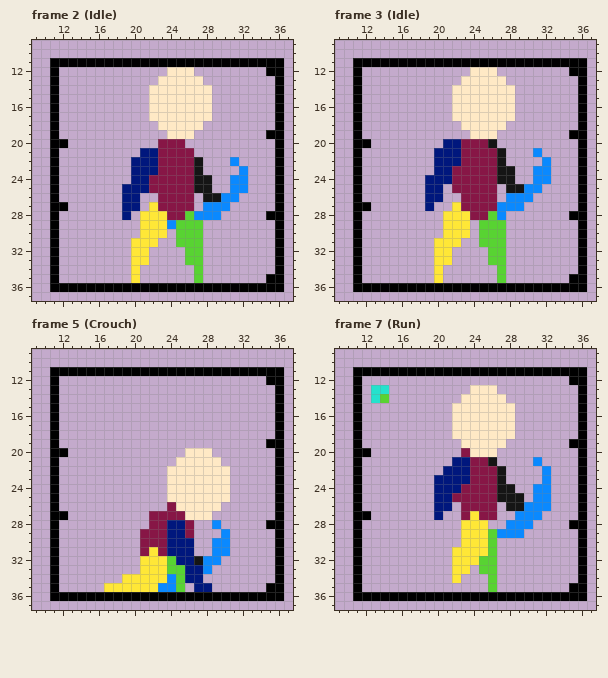
Pixel-art file -- Assets/Home_bred/Archer/NewArcher.aseprite. The first picture shows the starting point.
48x48 pixels, 49 frames. Shown: frame 2 (Idle): x 9..37, y 9..37; frame 3 (Idle): x 9..37, y 9..37; frame 5 (Crouch): x 9..37, y 9..37; frame 7 (Run): x 9..37, y 9..37. The commit also changed other frames, which this record leaves out.
After:
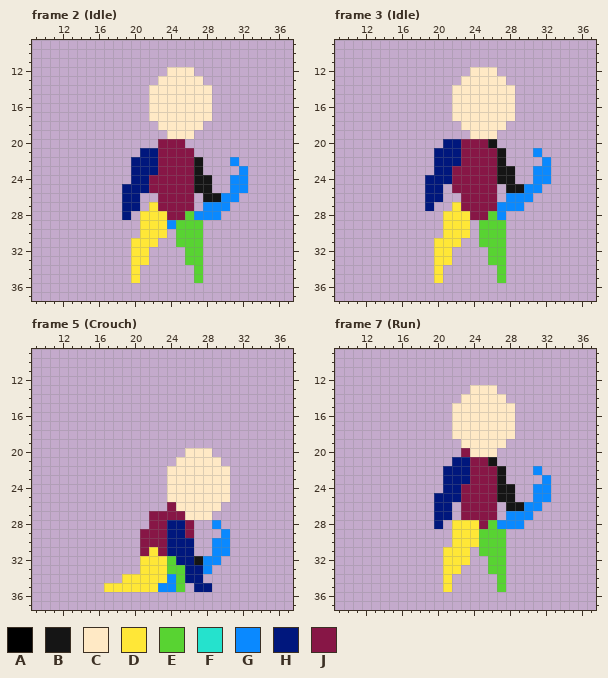
Palette (. is transparent): A #000000  B #151515  C #ffe9c5  D #ffe737  E #58d332  F #25e2cd  G #0a89ff  H #00177d  J #871646
Difference:
layer "Background" now hidden
Changed rows in their new state; - is an unchanged pixel.
Frame 2 (Idle):
first column x 11:
11 ..........................
12 .-----------------------..
13 .------------------------.
14 .------------------------.
15 .------------------------.
16 .------------------------.
17 .------------------------.
18 .------------------------.
19 .-----------------------..
20 ..-----------------------.
21 .------------------------.
22 .------------------------.
23 .------------------------.
24 .------------------------.
25 .------------------------.
26 .------------------------.
27 ..-----------------------.
28 .-----------------------..
29 .------------------------.
30 .------------------------.
31 .------------------------.
32 .------------------------.
33 .------------------------.
34 .------------------------.
35 .-----------------------..
36 ..........................
Frame 3 (Idle): the same change as frame 2 (Idle)
Frame 5 (Crouch): the same change as frame 2 (Idle)
Frame 7 (Run):
first column x 11:
11 ..........................
12 .-----------------------..
13 .-..---------------------.
14 .-..---------------------.
15 .------------------------.
16 .------------------------.
17 .------------------------.
18 .------------------------.
19 .-----------------------..
20 ..-----------------------.
21 .-------------------.----.
22 .-------------------G.---.
23 .--------.---------------.
24 .--------.---------------.
25 .----------H------.------.
26 .--------------------.---.
27 ..--------H--J---G--.----.
28 .--------H-D--JEG--.----..
29 .----------D--E-E..------.
30 .----------D--E-E--------.
31 .---------D--.E-E--------.
32 .---------D--..-E--------.
33 .---------D-.-.-E--------.
34 .---------D.---.E--------.
35 .---------D----.E-------..
36 ..........................
